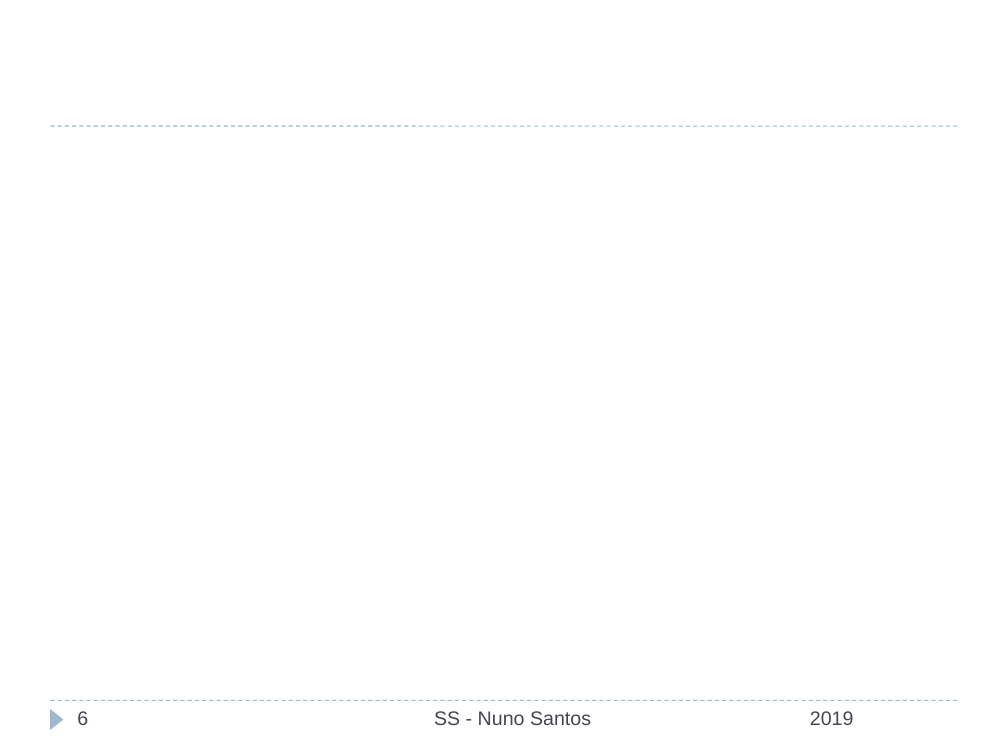
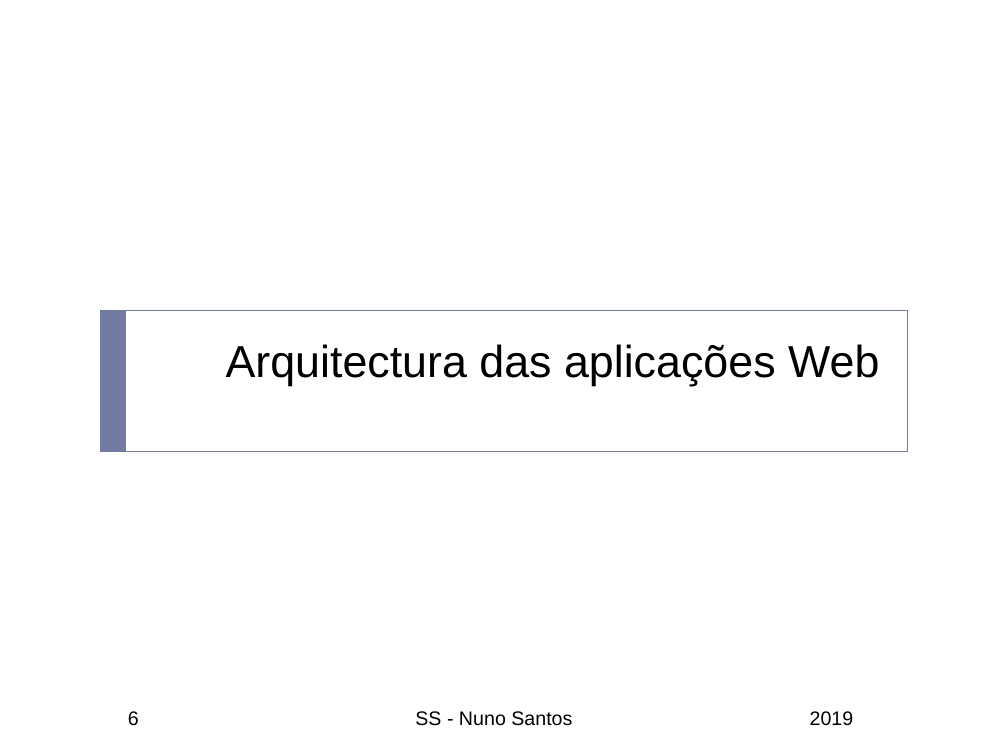
Before and after one commit to nuno-santos/acite2019, a slide deck: slide 6 of teoricas/acite2019-05-web_bd.pptx. Drawn at 1008x756 pixels with LibreOffice and Linux fonts; fonts in the diff are those of the drawing; background and template pictures are left out. Boxes give left, top, right and bottom in pixels: in the first picture for what was removed or moved away, otherwise in the second. Text is boxed around its words. In the diff, an @@ line names an element or a change of style, - is before the commit and + after.

```diff
--- a/teoricas/acite2019-05-web_bd.pptx
+++ b/teoricas/acite2019-05-web_bd.pptx
@@ line removed from (50, 126) to (958, 126) @@
@@ rectangle added at (x1=101, y1=310, x2=907, y2=452), outline #727CA3 0.5 pt @@
@@ rectangle added at (x1=101, y1=310, x2=126, y2=452), fill #727CA3 @@
@@ title added at (x1=226, y1=344, x2=879, y2=386), 32 pt, text #000000 @@
+Arquitectura das aplicações Web
@@ line removed from (50, 701) to (958, 701) @@
@@ triangle removed at (x1=50, y1=709, x2=64, y2=730) @@
@@ text colour #464653 to #000000 in 3 elements at (x1=810, y1=711, x2=854, y2=726), (x1=415, y1=711, x2=572, y2=726), (x1=128, y1=711, x2=139, y2=726) @@
@@ page number moved from (x1=77, y1=711, x2=88, y2=725) to (x1=128, y1=711, x2=139, y2=726) @@
@@ text "SS - Nuno Santos" moved from (x1=434, y1=711, x2=591, y2=725) to (x1=415, y1=711, x2=572, y2=726) @@
```
Also in this commit, not shown: 7 other slides changed, 14 slides added, 3 slides removed.
